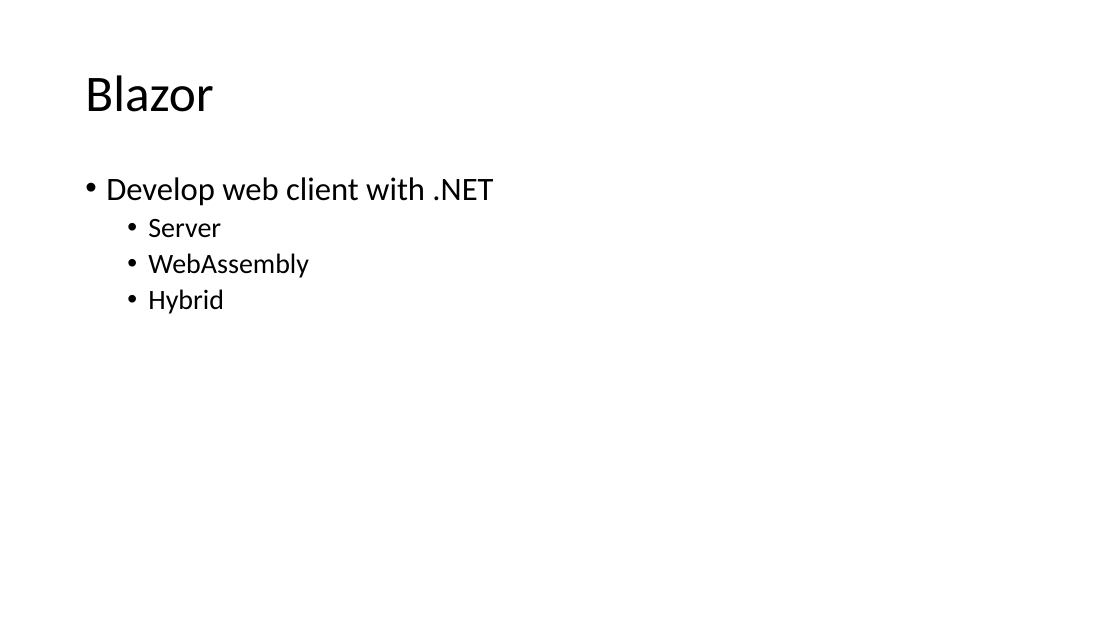
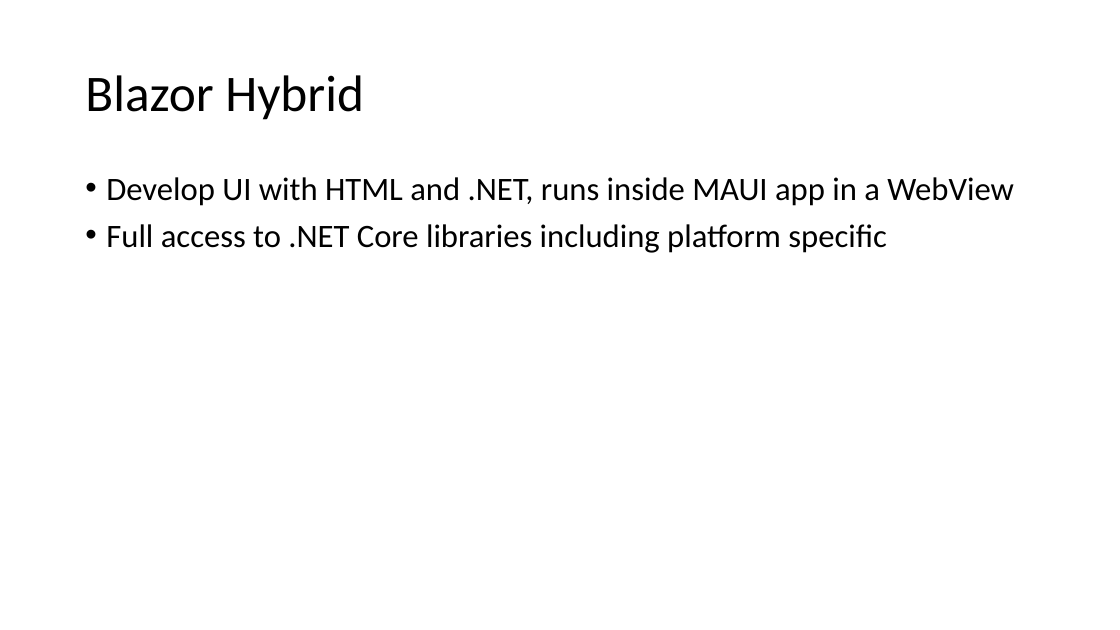
Before and after one commit to billreiss/MauiBlazor, a slide deck: slide 4 of MauiBlazorOhio.pptx (slide 3 before the commit). Drawn at 1120x630 pixels with LibreOffice and Linux fonts; fonts in the diff are those of the drawing. Boxes give left, top, right and bottom in pixels: in the first picture for what was removed or moved away, otherwise in the second. Text is boxed around its words. In the diff, an @@ line names an element or a change of style, - is before the commit and + after.

```diff
--- a/MauiBlazorOhio.pptx
+++ b/MauiBlazorOhio.pptx
@@ title at bbox=[85, 75, 364, 120]: text changed @@
-Blazor
+Blazor Hybrid
@@ text at bbox=[106, 177, 1014, 253]: text changed @@
-• Develop web client with .NET
-  • Server
-  • WebAssembly
-  • Hybrid
+• Develop UI with HTML and .NET, runs inside MAUI app in a WebView
+• Full access to .NET Core libraries including platform specific
```
Also in this commit, not shown: 1 slide added.
